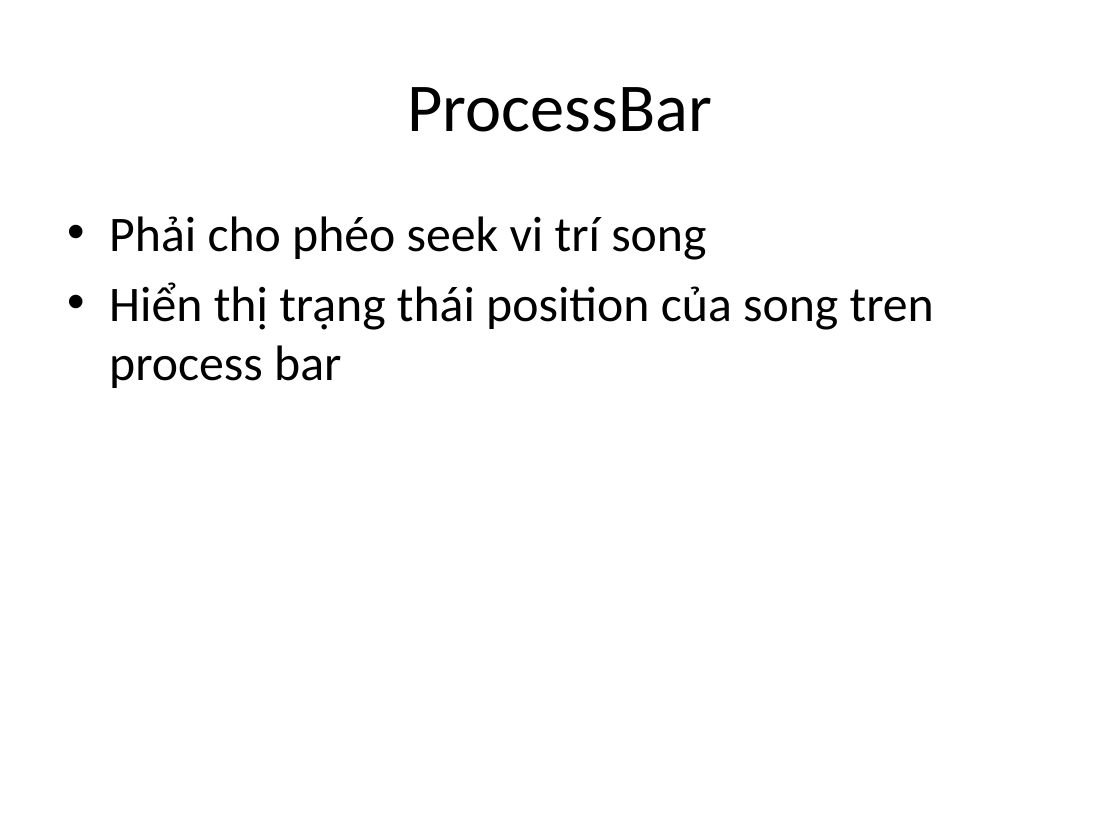
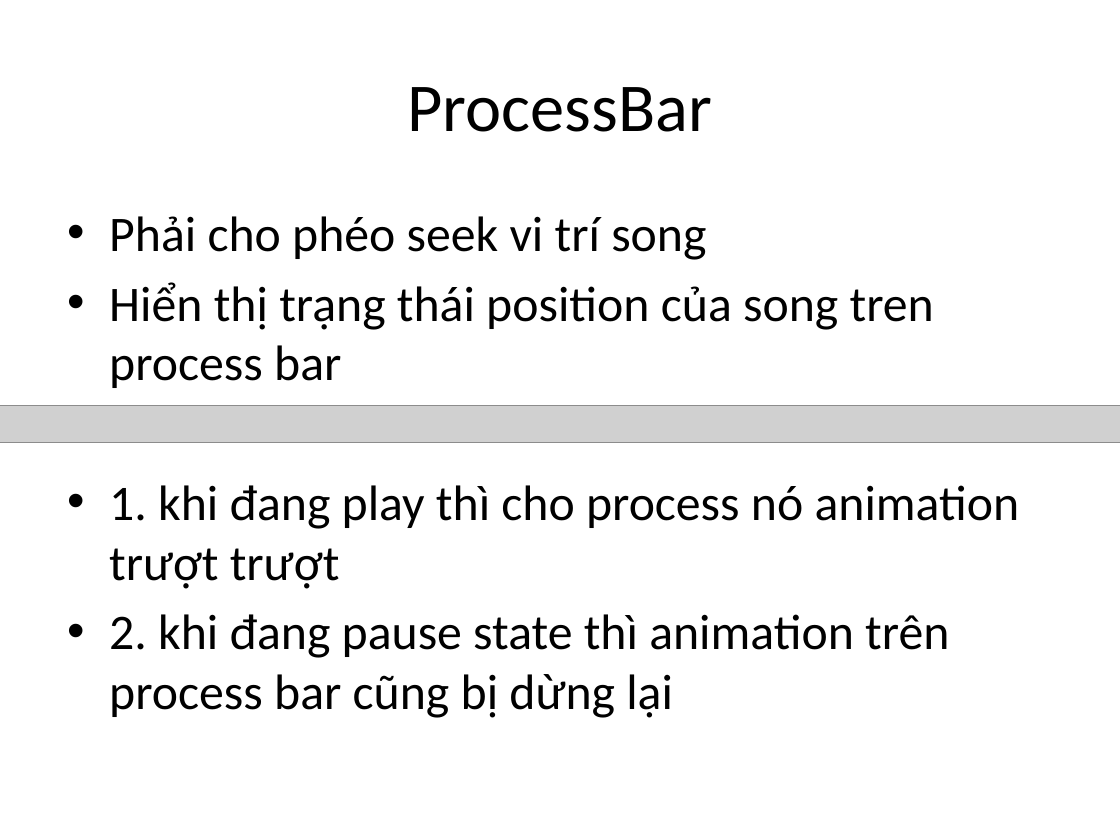
Before and after one commit to google-code-export/dau-gia-truc-tuyen-dhnl2, a slide deck: slide 16 of source/musicpage/Documents/Music page.pptx. Drawn at 1120x840 pixels with LibreOffice and Linux fonts; fonts in the diff are those of the drawing; grey boxes stand for pictures. Boxes give left, top, right and bottom in pixels: in the first picture for what was removed or moved away, otherwise in the second. Text is boxed around its words. In the diff, an @@ line names an element or a change of style, - is before the commit and + after.

```diff
--- a/source/musicpage/Documents/Music page.pptx
+++ b/source/musicpage/Documents/Music page.pptx
@@ picture added at bbox=[0, 405, 1120, 442] @@
@@ text at bbox=[109, 485, 1020, 718]: paragraphs added @@
+• 1. khi đang play thì cho process nó animation trượt trượt
+• 2. khi đang pause state thì animation trên process bar cũng bị dừng lại
```
Also in this commit, not shown: 3 other files.
